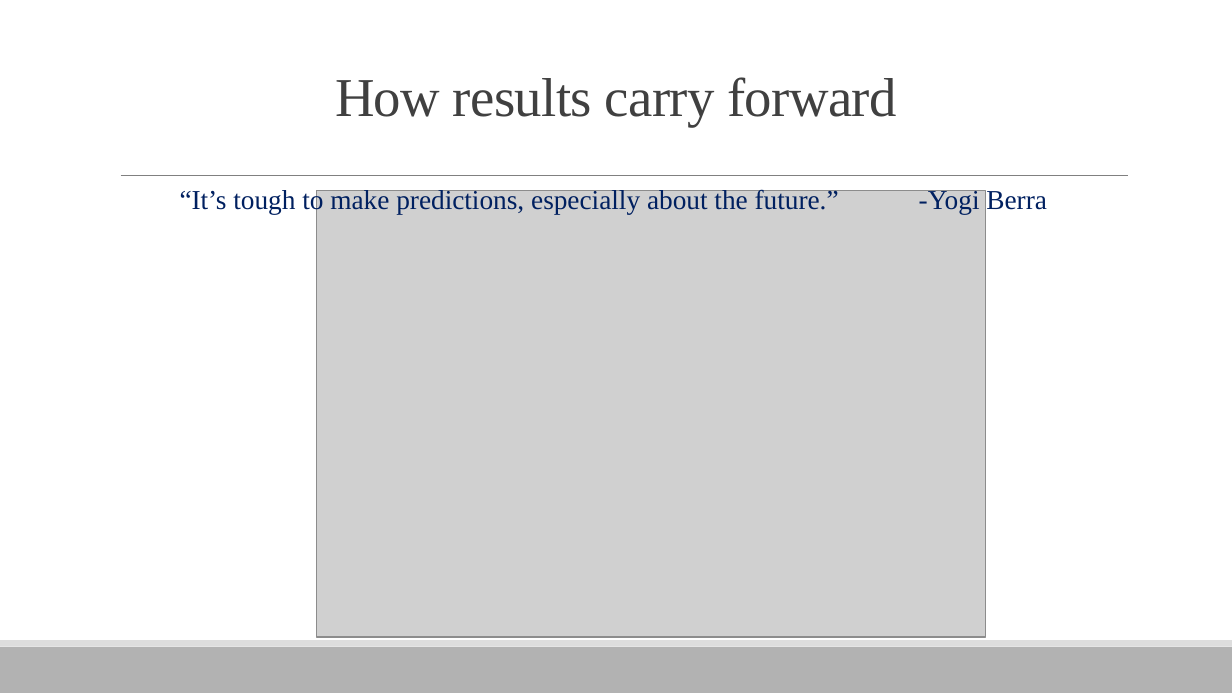
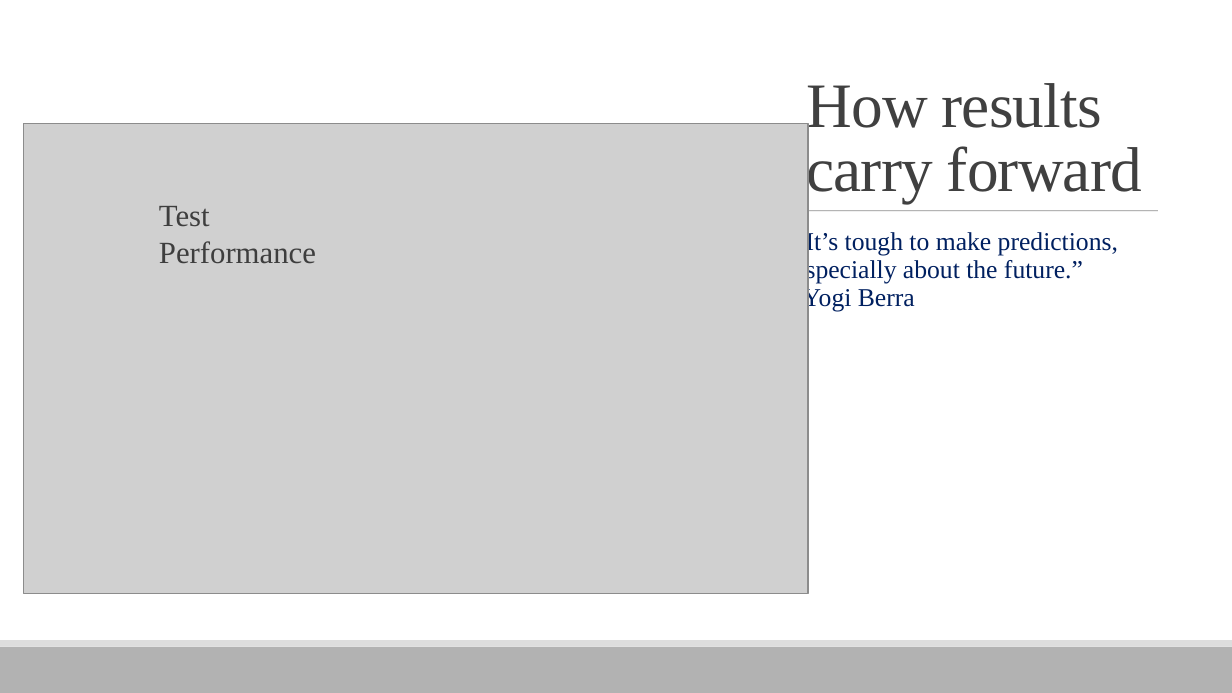
Before and after one commit to alexander-moore/DS501_Case2, a slide deck: slide 10 of DS501 Project 2.pptx (slide 9 before the commit). Drawn at 1232x693 pixels with LibreOffice and Linux fonts; fonts in the diff are those of the drawing; grey boxes stand for pictures. Boxes give left, top, right and bottom in pixels: in the first picture for what was removed or moved away, otherwise in the second. Text is boxed around its words. In the diff, an @@ line names an element or a change of style, - is before the commit and + after.

```diff
--- a/DS501 Project 2.pptx
+++ b/DS501 Project 2.pptx
@@ rectangle added at <box>0,0,1232,641</box>, fill #FFFFFF @@
@@ title "How results carry forward": place and size @@
-title "How results carry forward" at <box>335,77,897,127</box>
+title "How results carry forward" at <box>807,83,1142,203</box>
@@ title "How results carry forward" at <box>807,83,1142,203</box>: size 32 to 37 pt, letter spacing -0.4 to -0.5 pt; alignment centre to left; vertical alignment top to bottom @@
@@ picture added at <box>23,123,808,594</box> @@
@@ line removed from (121, 176) to (1127, 176) @@
@@ text added at <box>159,206,316,264</box>, 18 pt, text #3E3E3E @@
+Test Performance
@@ picture removed at <box>317,191,986,637</box> @@
@@ text "“It’s tough to make predictions, ...": place and size @@
-text "“It’s tough to make predictions, ..." at <box>180,188,1047,214</box>
+text "“It’s tough to make predictions, ..." at <box>794,230,1118,311</box>
@@ text "“It’s tough to make predictions, ..." at <box>794,230,1118,311</box>: size 16 to 15 pt; alignment centre to left @@
@@ line added from (797, 211) to (1158, 211), #808080 0.5 pt @@
```
Also in this commit, not shown: 5 other slides changed, 1 slide added, 12 other files.
